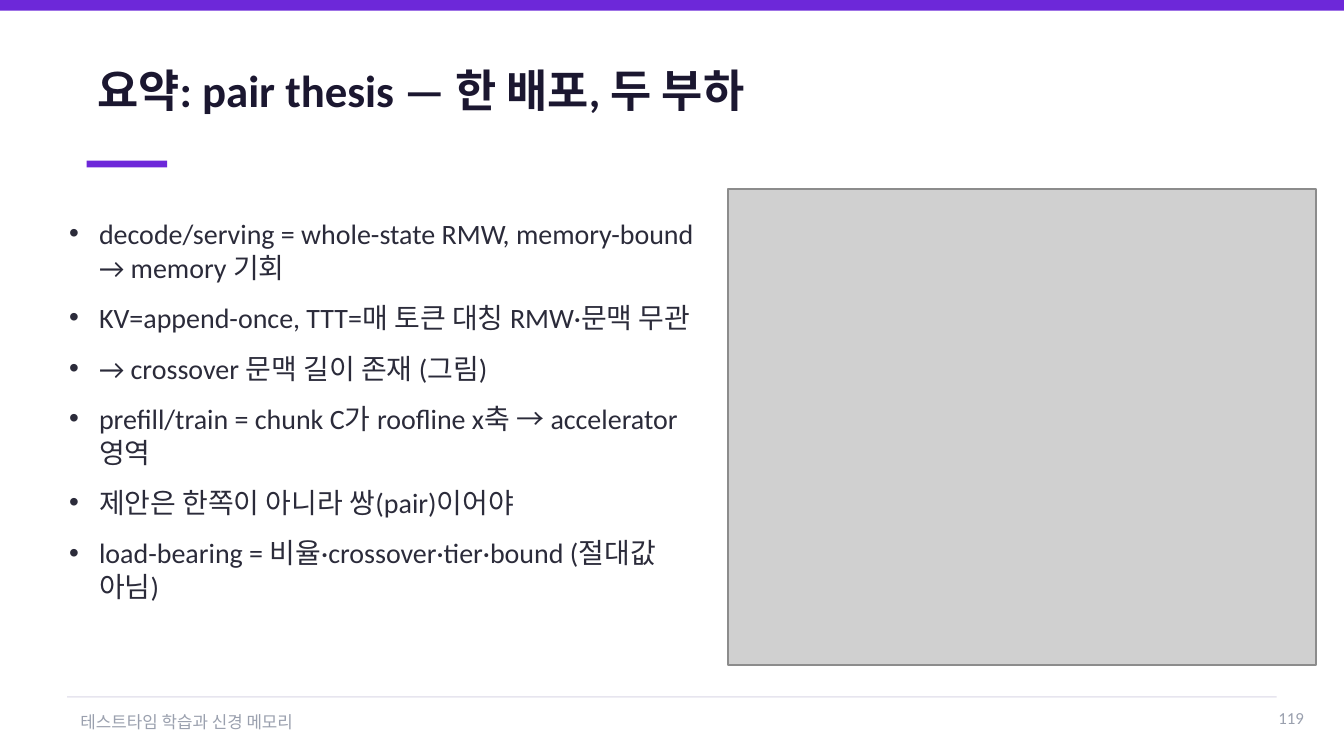
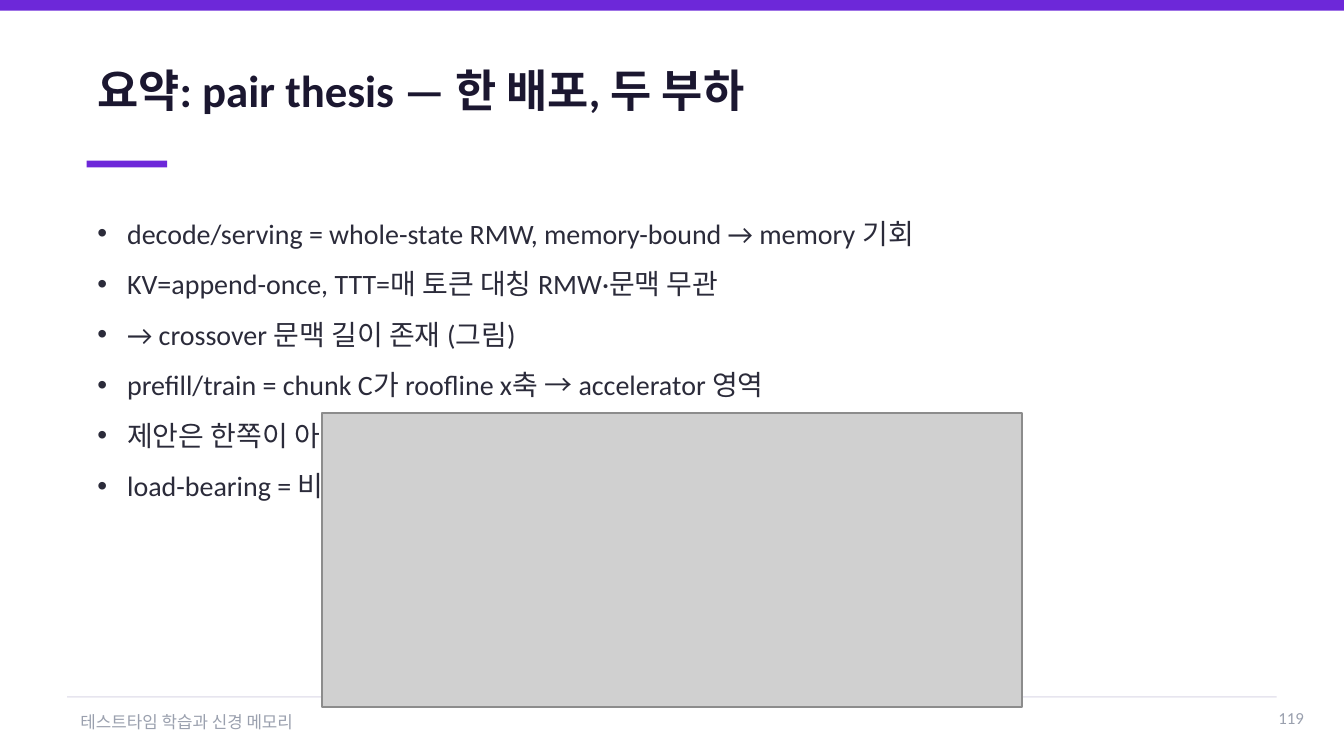
Before and after one commit to jimmylegendary/neural-memory-study, a slide deck: slide 119 of seminar/TTT-neural-memory-seminar.pptx. Drawn at 1344x756 pixels with LibreOffice and Linux fonts; fonts in the diff are those of the drawing; grey boxes stand for pictures. Boxes give left, top, right and bottom in pixels: in the first picture for what was removed or moved away, otherwise in the second. Text is boxed around its words. In the diff, an @@ line names an element or a change of style, - is before the commit and + after.

```diff
--- a/seminar/TTT-neural-memory-seminar.pptx
+++ b/seminar/TTT-neural-memory-seminar.pptx
@@ text "decode/serving = whole-state RMW, memory-bound ..." rewrapped from box(99, 224, 693, 601) to box(127, 221, 913, 504) @@
@@ picture: place and size @@
-picture at box(728, 190, 1317, 665)
+picture at box(323, 413, 1023, 707)
```
Also in this commit, not shown: 54 other slides changed, 1 other file.
